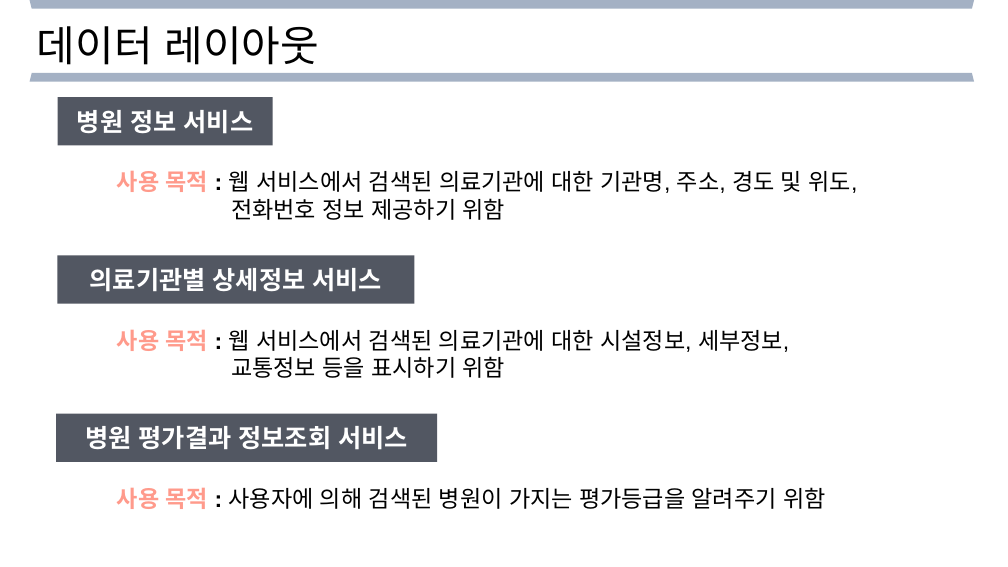
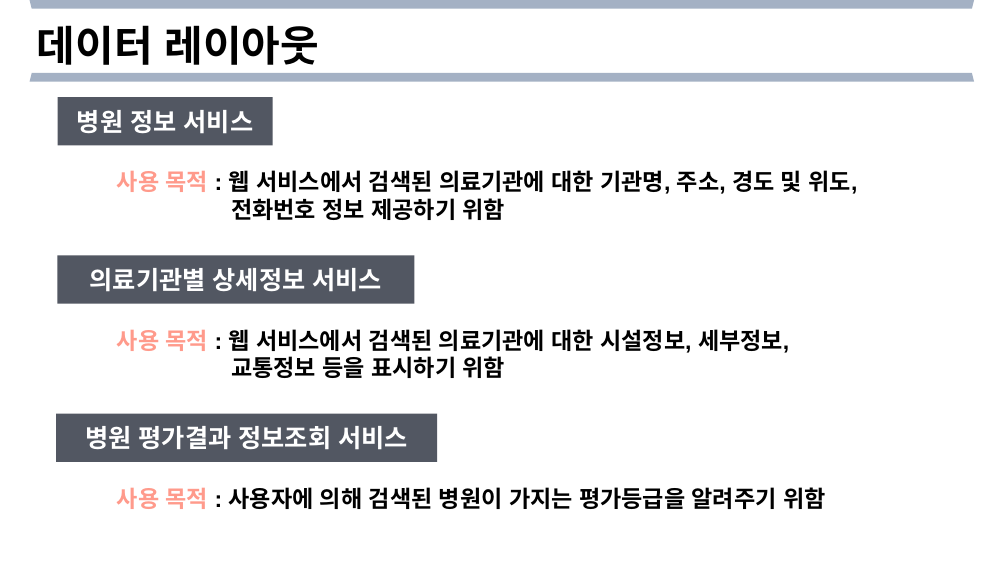
Before and after one commit to Helloworldist/MediWeb, a slide deck: slide 4 of ppt/4주차 발표_3조.pptx. Drawn at 1008x567 pixels with LibreOffice and Linux fonts; fonts in the diff are those of the drawing. Boxes give left, top, right and bottom in pixels: in the first picture for what was removed or moved away, otherwise in the second. Text is boxed around its words. In the diff, an @@ line names an element or a change of style, - is before the commit and + after.

```diff
--- a/ppt/4주차 발표_3조.pptx
+++ b/ppt/4주차 발표_3조.pptx
@@ text "데이터 레이아웃" at bbox=[37, 25, 318, 65]: bold on @@
@@ text "사용 목적 : 웹 서비스에서 ..." at bbox=[117, 167, 858, 220]: bold on in "웹 서비스에서 검색된 의료기관에 대한 기관명, 주소, ...", "전화번호 정보 제공하기 위함" @@
@@ text "사용 목적 : 웹 서비스에서 ..." at bbox=[117, 325, 789, 378]: bold on in "웹 서비스에서 검색된 의료기관에 대한 시설정보, 세부정보,", "교통정보 등을 표시하기 위함" @@
@@ text "사용 목적 : 사용자에 의해 ..." at bbox=[117, 487, 825, 509]: bold on in "사용자에 의해 검색된 병원이 가지는 평가등급을 알려주기 ..." @@
```
Also in this commit, not shown: 9 other slides changed.
